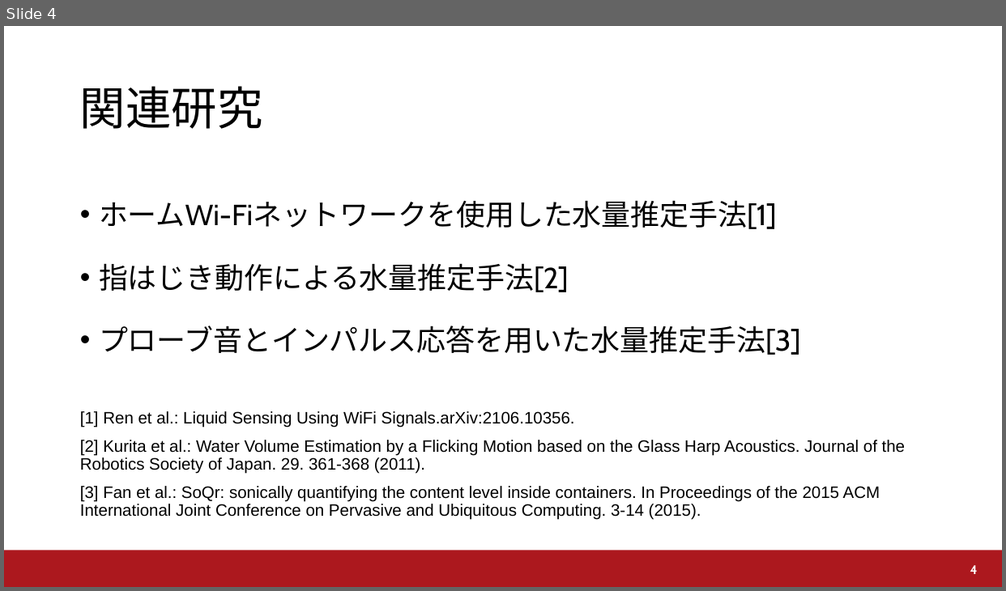
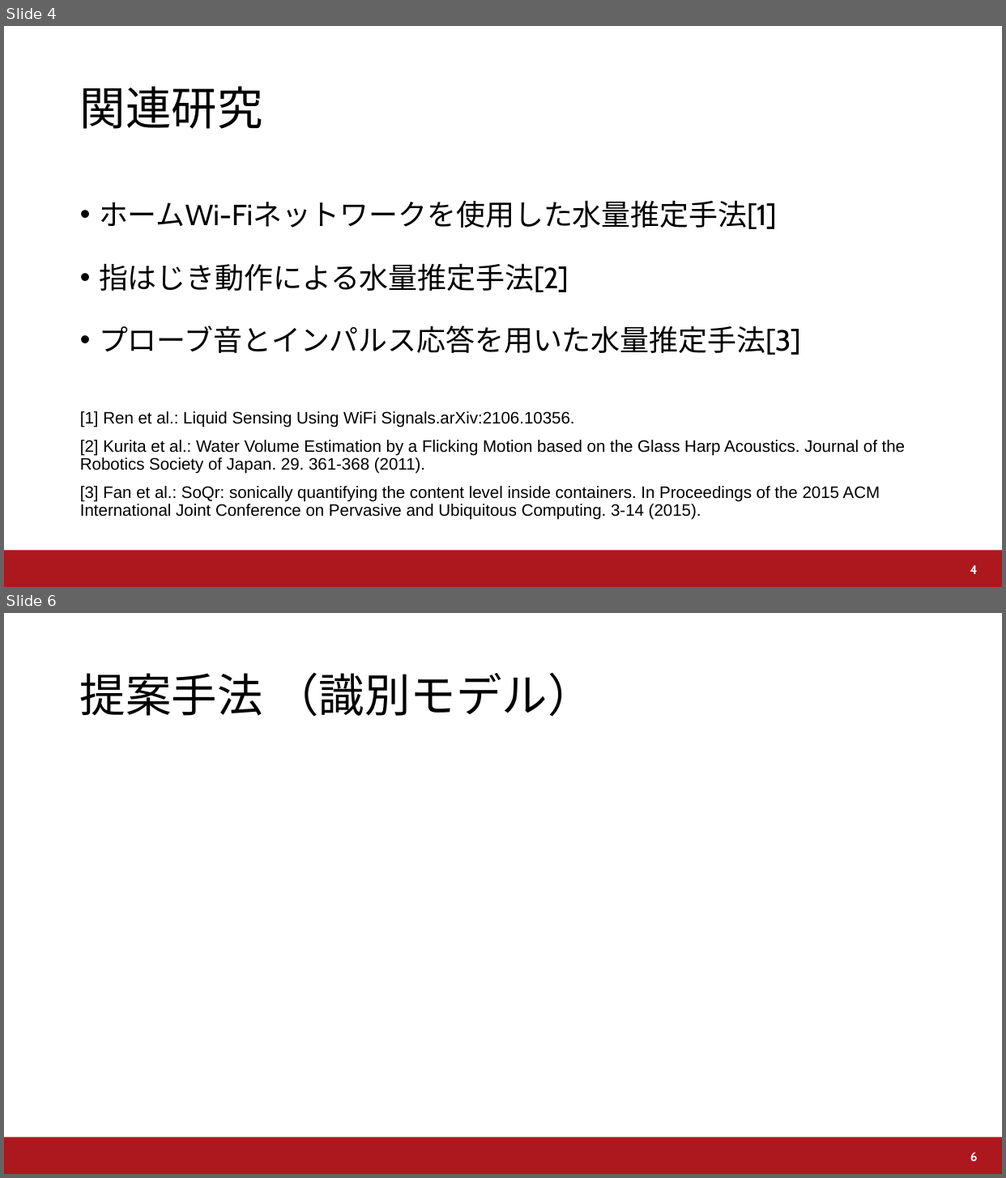
Before and after one commit to a2h1r0/lab, a slide deck: paper/water/UWW2021/UWW2021.pptx. Shown one above the other, each under a label of ours: slide 4 before the commit, slides 4 and 6 after it; the slides between them are not shown. The pictures are 1006x591 and 1006x1178 pixels, drawn with LibreOffice and Linux fonts; fonts in the diff are those of the drawing; background and template pictures are left out. Boxes give left, top, right and bottom in pixels: in the first picture for what was removed or moved away, otherwise in the second. Text is boxed around its words. In the diff, an @@ line names an element or a change of style, - is before the commit and + after.

```diff
--- a/paper/water/UWW2021/UWW2021.pptx
+++ b/paper/water/UWW2021/UWW2021.pptx
@@ slide 6 added at (4,613,1002,1174), background #FFFFFF; not listed: 1 template element that a slide beside it also shows @@
@@ title added at (80,673,593,717), 44 pt, text #000000 @@
+提案手法 （識別モデル）
@@ page number added at (970,1152,978,1161), 12 pt, text #FFFFFF, bold @@
+6
```
Also in this commit, not shown: 1 other slide added.
